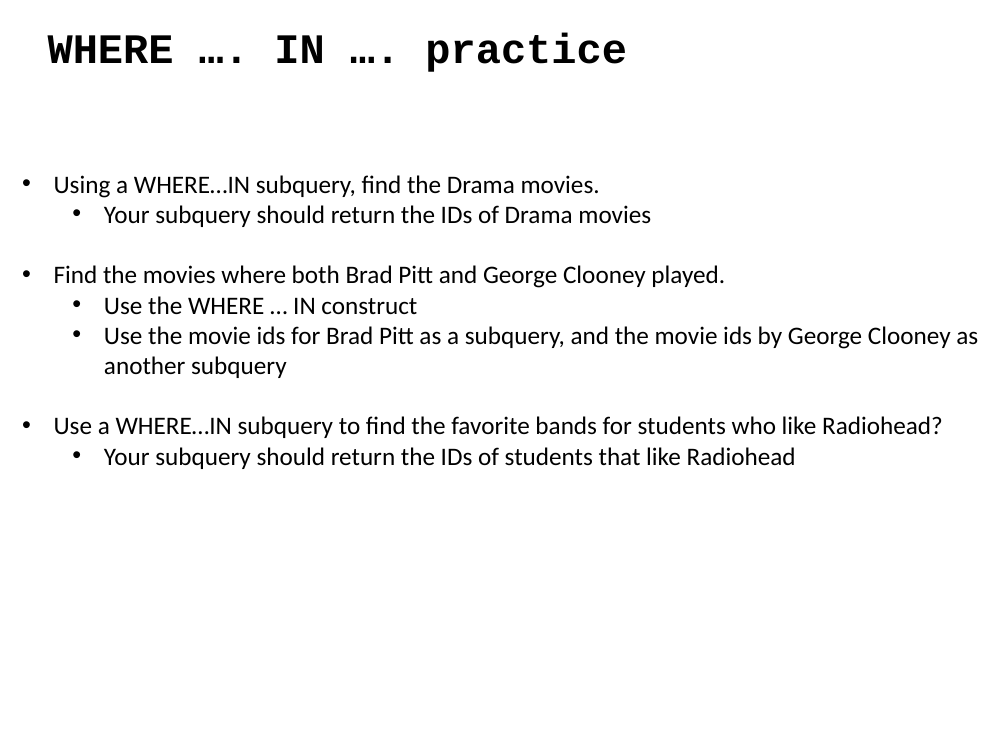
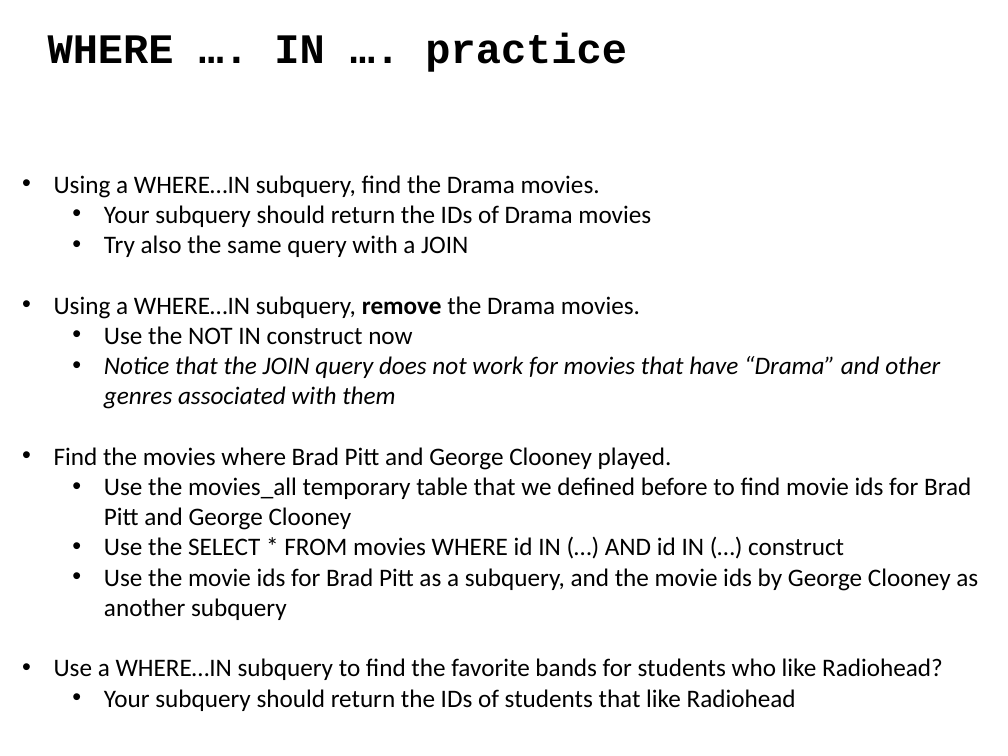
Before and after one commit to ipeirotis/introduction-to-databases, a slide deck: slide 79 of C-SQL.pptx (slide 73 before the commit). Drawn at 1008x756 pixels with LibreOffice and Linux fonts; fonts in the diff are those of the drawing. Boxes give left, top, right and bottom in pixels: in the first picture for what was removed or moved away, otherwise in the second. Text is boxed around its words. In the diff, an @@ line names an element or a change of style, - is before the commit and + after.

```diff
--- a/C-SQL.pptx
+++ b/C-SQL.pptx
@@ text at (54,235,971,556): text changed @@
-• Find the movies where both Brad Pitt and George Clooney played.
-  • Use the WHERE … IN construct
+  • Try also the same query with a JOIN
+• Using a WHERE…IN subquery, remove the Drama movies.
+  • Use the NOT IN construct now
+  • Notice that the JOIN query does not work for movies that have “Drama” and other genres associated with them
+• Find the movies where Brad Pitt and George Clooney played.
+  • Use the movies_all temporary table that we defined before to find movie ids for Brad Pitt and George Clooney
+  • Use the SELECT * FROM movies WHERE id IN (…) AND id IN (…) construct
```
Also in this commit, not shown: 8 other slides changed, 2 slides added, 1 slide removed.
